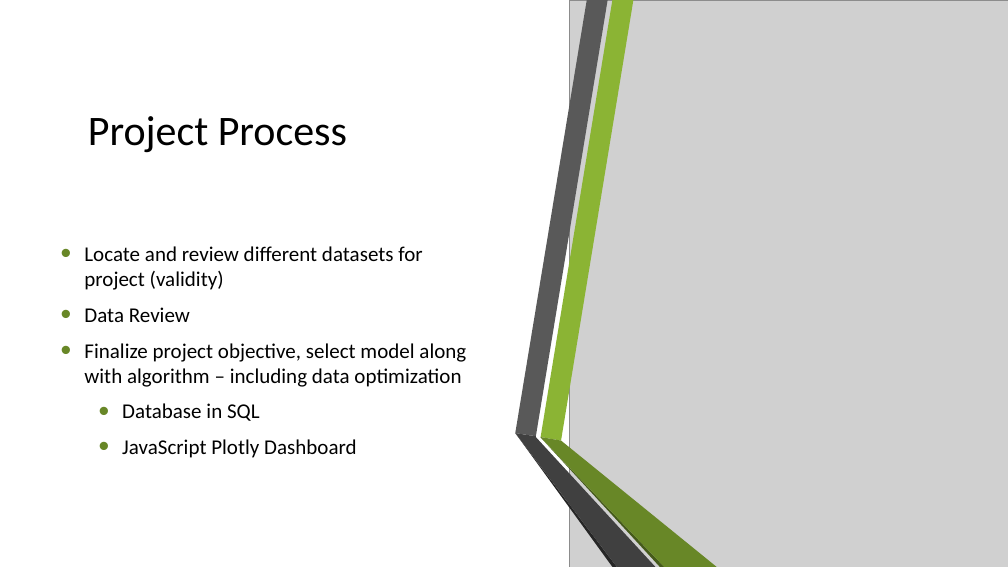
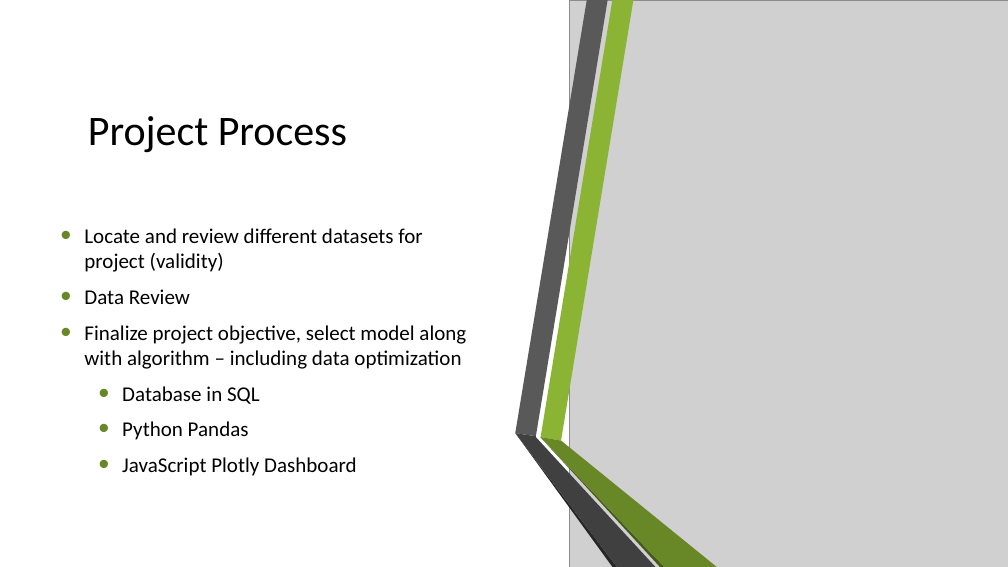
Before and after one commit to kylemyat/Final_Project, a slide deck: slide 3 of Final_Project_Slides.pptx. Drawn at 1008x567 pixels with LibreOffice and Linux fonts; fonts in the diff are those of the drawing; grey boxes stand for pictures; background and template pictures are left out. Boxes give left, top, right and bottom in pixels: in the first picture for what was removed or moved away, otherwise in the second. Text is boxed around its words. In the diff, an @@ line names an element or a change of style, - is before the commit and + after.

```diff
--- a/Final_Project_Slides.pptx
+++ b/Final_Project_Slides.pptx
@@ text at <box>122,421,249,440</box>: paragraph added @@
+  • Python Pandas
```
Also in this commit, not shown: 1 other slide changed, 1 slide added, 1 slide removed.
